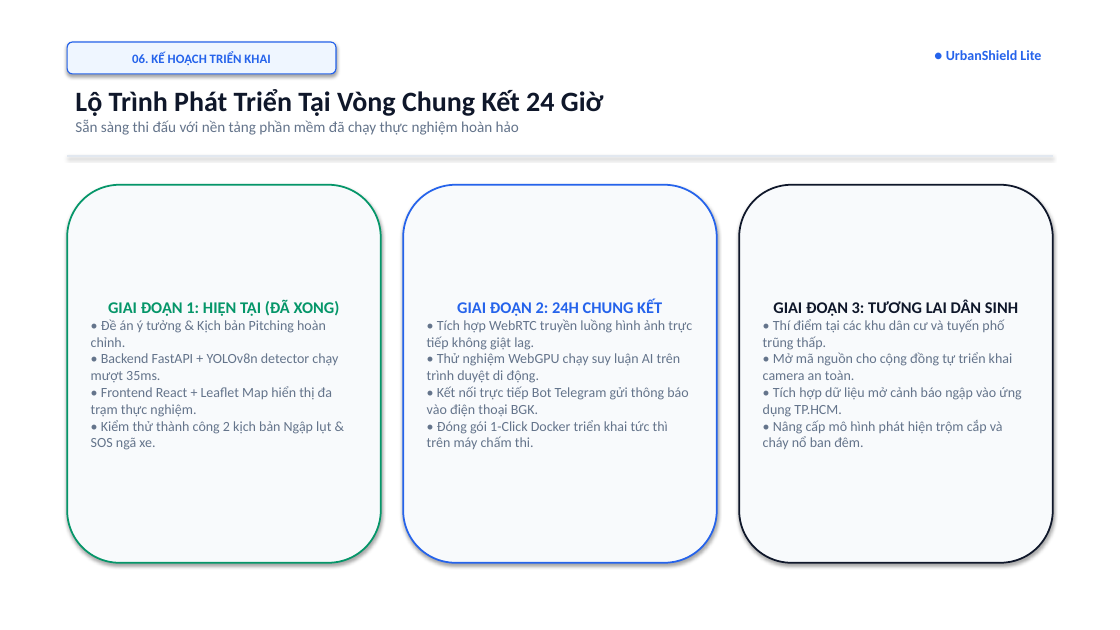
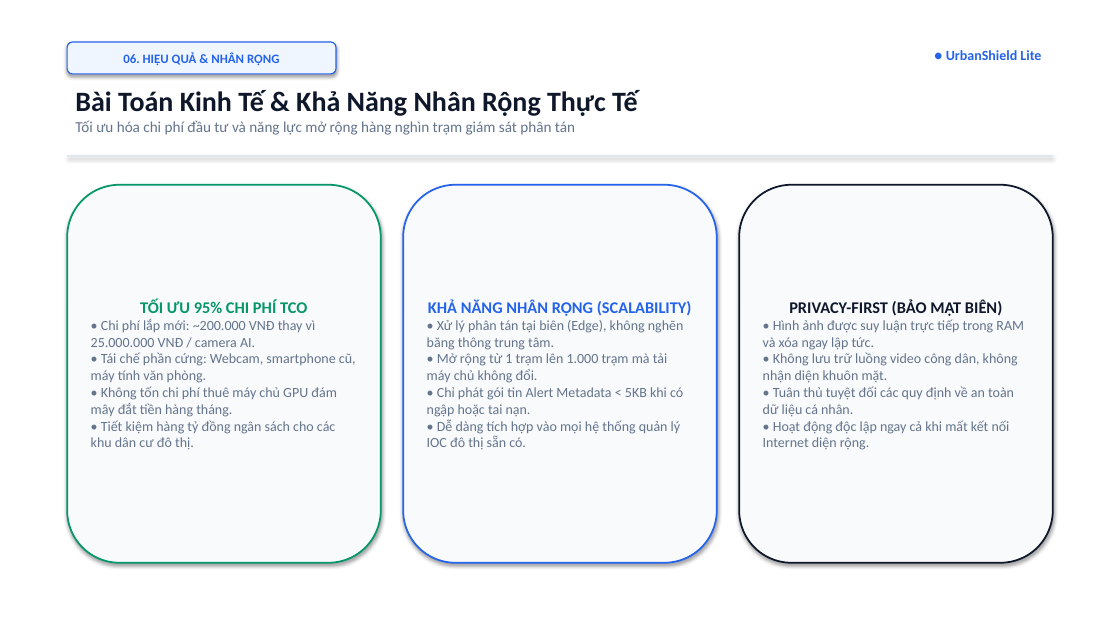
Before and after one commit to nphat-code/sgu-hackathon-2026-ai, a slide deck: slide 7 of SingleNode_UrbanShieldLite_Slides.pptx. Drawn at 1120x630 pixels with LibreOffice and Linux fonts; fonts in the diff are those of the drawing. Boxes give left, top, right and bottom in pixels: in the first picture for what was removed or moved away, otherwise in the second. Text is boxed around its words. In the diff, an @@ line names an element or a change of style, - is before the commit and + after.

```diff
--- a/SingleNode_UrbanShieldLite_Slides.pptx
+++ b/SingleNode_UrbanShieldLite_Slides.pptx
@@ text in rounded rectangle at <box>123,52,279,65</box>: text changed @@
-06. KẾ HOẠCH TRIỂN KHAI
+06. HIỆU QUẢ & NHÂN RỘNG
@@ text at <box>75,90,638,135</box>: text changed @@
-Lộ Trình Phát Triển Tại Vòng Chung Kết 24 Giờ
-Sẵn sàng thi đấu với nền tảng phần mềm đã chạy thực nghiệm hoàn hảo
+Bài Toán Kinh Tế & Khả Năng Nhân Rộng Thực Tế
+Tối ưu hóa chi phí đầu tư và năng lực mở rộng hàng nghìn trạm giám sát phân tán
@@ text in rounded rectangle at <box>91,300,356,450</box>: text changed @@
-GIAI ĐOẠN 1: HIỆN TẠI (ĐÃ XONG)
-• Đề án ý tưởng & Kịch bản Pitching hoàn chỉnh.
-• Backend FastAPI + YOLOv8n detector chạy mượt 35ms.
-• Frontend React + Leaflet Map hiển thị đa trạm thực nghiệm.
-• Kiểm thử thành công 2 kịch bản Ngập lụt & SOS ngã xe.
+TỐI ƯU 95% CHI PHÍ TCO
+• Chi phí lắp mới: ~200.000 VNĐ thay vì 25.000.000 VNĐ / camera AI.
+• Tái chế phần cứng: Webcam, smartphone cũ, máy tính văn phòng.
+• Không tốn chi phí thuê máy chủ GPU đám mây đắt tiền hàng tháng.
+• Tiết kiệm hàng tỷ đồng ngân sách cho các khu dân cư đô thị.
@@ text in rounded rectangle at <box>427,300,692,449</box>: text changed @@
-GIAI ĐOẠN 2: 24H CHUNG KẾT
-• Tích hợp WebRTC truyền luồng hình ảnh trực tiếp không giật lag.
-• Thử nghiệm WebGPU chạy suy luận AI trên trình duyệt di động.
-• Kết nối trực tiếp Bot Telegram gửi thông báo vào điện thoại BGK.
-• Đóng gói 1-Click Docker triển khai tức thì trên máy chấm thi.
+KHẢ NĂNG NHÂN RỘNG (SCALABILITY)
+• Xử lý phân tán tại biên (Edge), không nghẽn băng thông trung tâm.
+• Mở rộng từ 1 trạm lên 1.000 trạm mà tải máy chủ không đổi.
+• Chỉ phát gói tin Alert Metadata < 5KB khi có ngập hoặc tai nạn.
+• Dễ dàng tích hợp vào mọi hệ thống quản lý IOC đô thị sẵn có.
@@ text in rounded rectangle at <box>763,300,1024,450</box>: text changed @@
-GIAI ĐOẠN 3: TƯƠNG LAI DÂN SINH
-• Thí điểm tại các khu dân cư và tuyến phố trũng thấp.
-• Mở mã nguồn cho cộng đồng tự triển khai camera an toàn.
-• Tích hợp dữ liệu mở cảnh báo ngập vào ứng dụng TP.HCM.
-• Nâng cấp mô hình phát hiện trộm cắp và cháy nổ ban đêm.
+PRIVACY-FIRST (BẢO MẬT BIÊN)
+• Hình ảnh được suy luận trực tiếp trong RAM và xóa ngay lập tức.
+• Không lưu trữ luồng video công dân, không nhận diện khuôn mặt.
+• Tuân thủ tuyệt đối các quy định về an toàn dữ liệu cá nhân.
+• Hoạt động độc lập ngay cả khi mất kết nối Internet diện rộng.
```
Also in this commit, not shown: 2 other slides changed, 5 other files.
